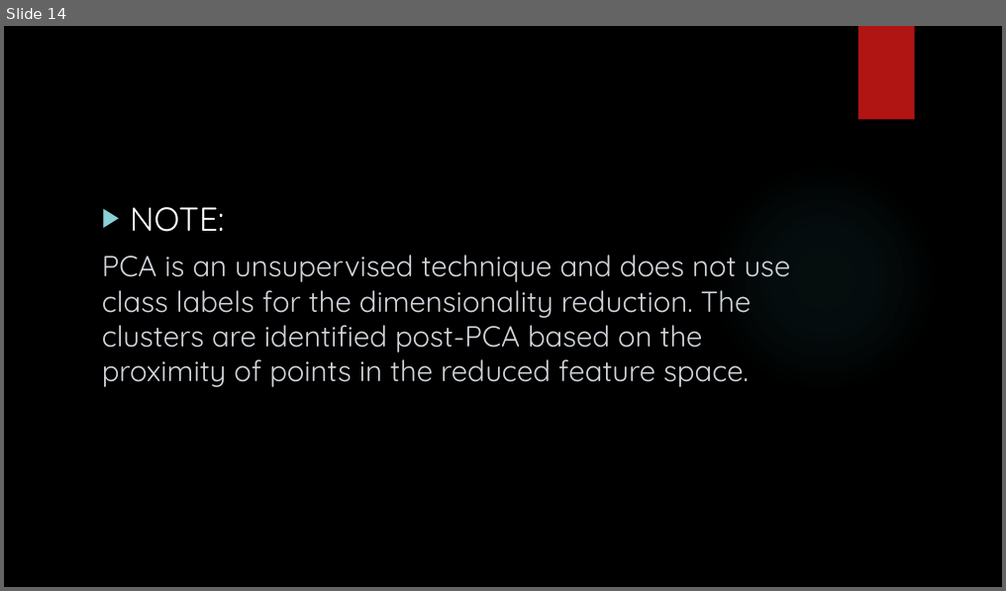
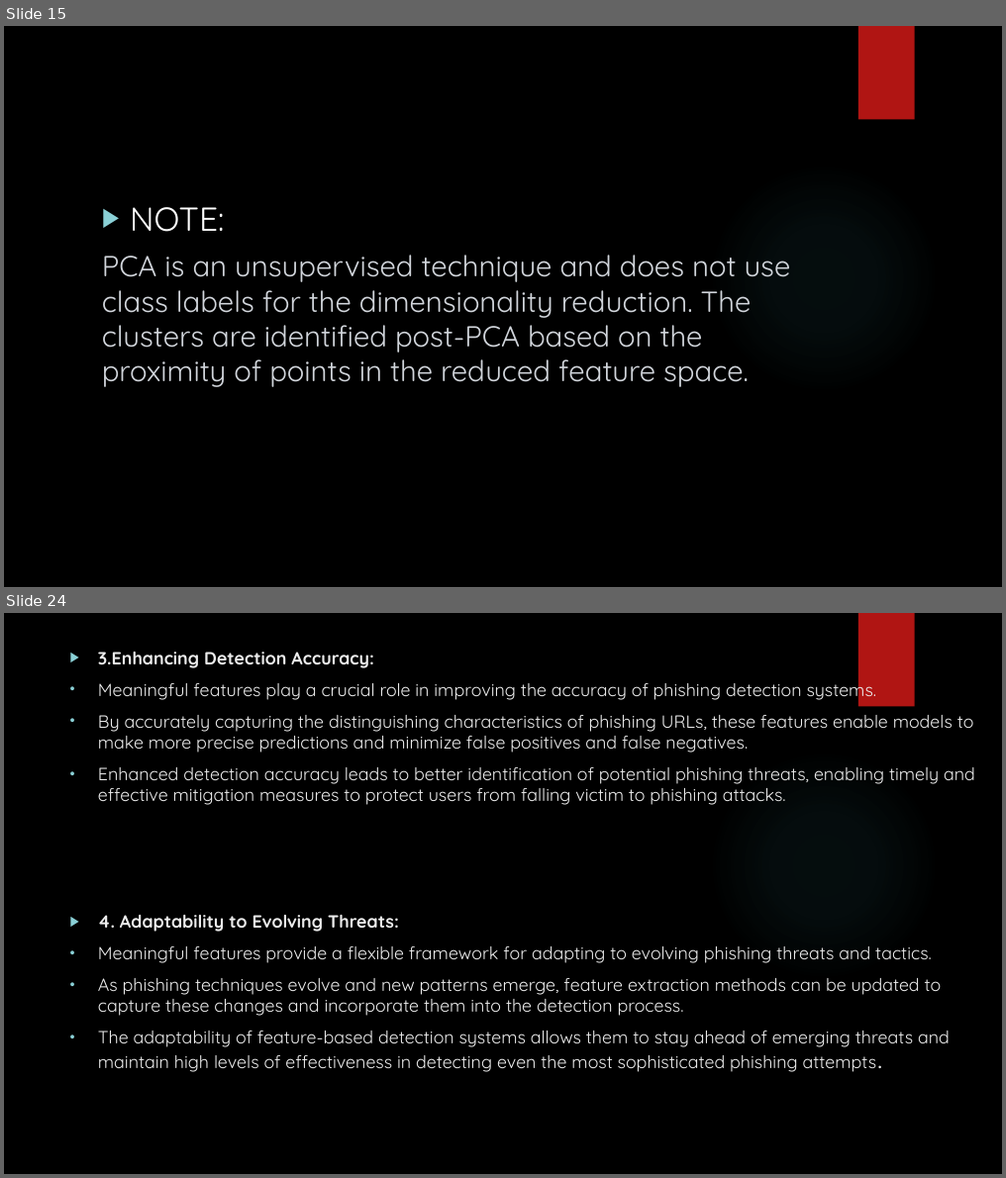
Before and after one commit to mpriyankapatil/ISU-Software_Project_2024, a slide deck: Week 4&5 Presentation.pptx. Shown one above the other, each under a label of ours: slide 14 before the commit, slides 15 and 24 after it; the slides between them are not shown. The pictures are 1006x591 and 1006x1178 pixels, drawn with LibreOffice and Linux fonts; fonts in the diff are those of the drawing; background and template pictures are left out. Boxes give left, top, right and bottom in pixels: in the first picture for what was removed or moved away, otherwise in the second. Text is boxed around its words. In the diff, an @@ line names an element or a change of style, - is before the commit and + after.

```diff
--- a/Week 4&5 Presentation.pptx
+++ b/Week 4&5 Presentation.pptx
@@ slide 24 added at [4,613,1002,1174], background picture (left out); not listed: 2 template elements that a slide beside it also shows @@
@@ text added at [98,652,975,1072], 17 pt, text #ECECEC @@
+▶ 3.Enhancing Detection Accuracy:
+• Meaningful features play a crucial role in improving the accuracy of phishing detection systems.
+• By accurately capturing the distinguishing characteristics of phishing URLs, these features enable models to make more precise predictions and minimize false positives and false negatives.
+• Enhanced detection accuracy leads to better identification of potential phishing threats, enabling timely and effective mitigation measures to protect users from falling victim to phishing attacks.
+▶ 4. Adaptability to Evolving Threats:
+• Meaningful features provide a flexible framework for adapting to evolving phishing threats and tactics.
+• As phishing techniques evolve and new patterns emerge, feature extraction methods can be updated to capture these changes and incorporate them into the detection process.
+• The adaptability of feature-based detection systems allows them to stay ahead of emerging threats and maintain high levels of effectiveness in detecting even the most sophisticated phishing attempts.
@@ what was slide 14 is now slide 15 @@
```
Also in this commit, not shown: 3 slides changed, 9 other slides added.
